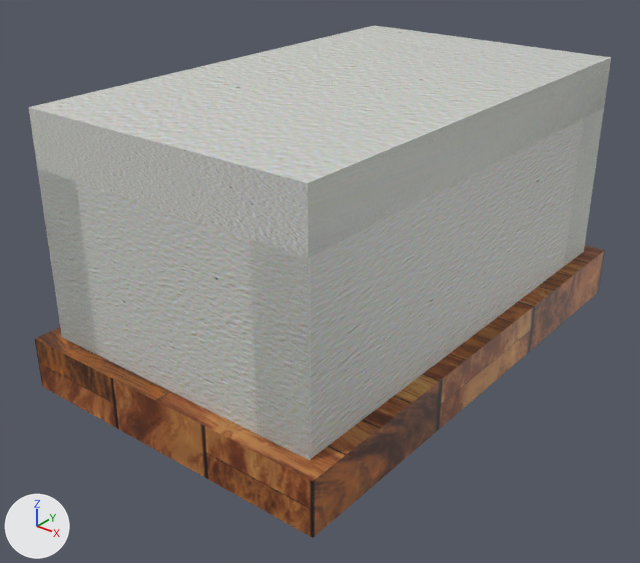
Before and after pictures for a commit that changed the glTF model scene/scene.gltf.
Rendered twice from a 50 mm camera at (56.0, -75.3, 46.7) aimed at (-0.6, -4.6, 2.9). Arrows for +X, +Y and +Z are at lower left; the lights stay in place. Where no turn or scale is listed for an object, it has been applied to the vertices.

In view in the first picture: 'Ceiling', 'Floor', 'Wall1', 'Wall2', 'Wall3', 'Wall4'.
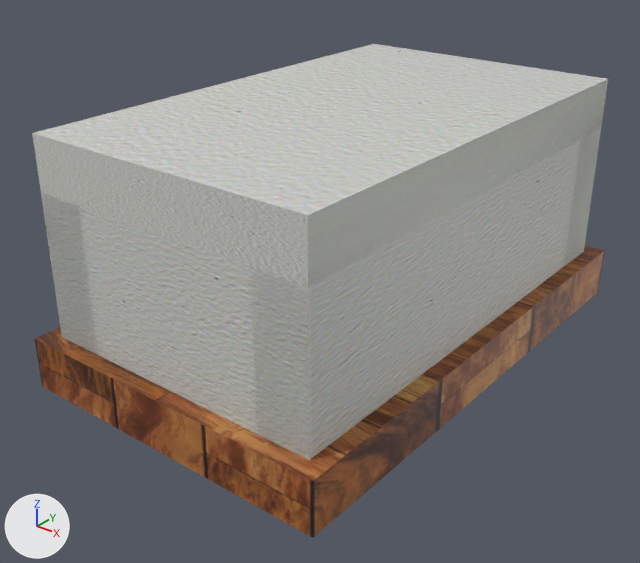
Location of each change, (x1, y1, x2, y2) in pixels of the pictures (640 x 563 px):
'Ceiling', moved
    before: (29, 25, 611, 258)
    after: (32, 44, 608, 288)

Patch to the scene script:
```diff
--- a/scene/scene.gltf.py
+++ b/scene/scene.gltf.py
@@ ob_ceiling @@
 ob_ceiling = bpy.data.objects.new('Ceiling', me_cube_024)
-ob_ceiling.location = (0.0, 0.0, 22.0)
+ob_ceiling.location = (0.0, 0.0, 19.5)
```
